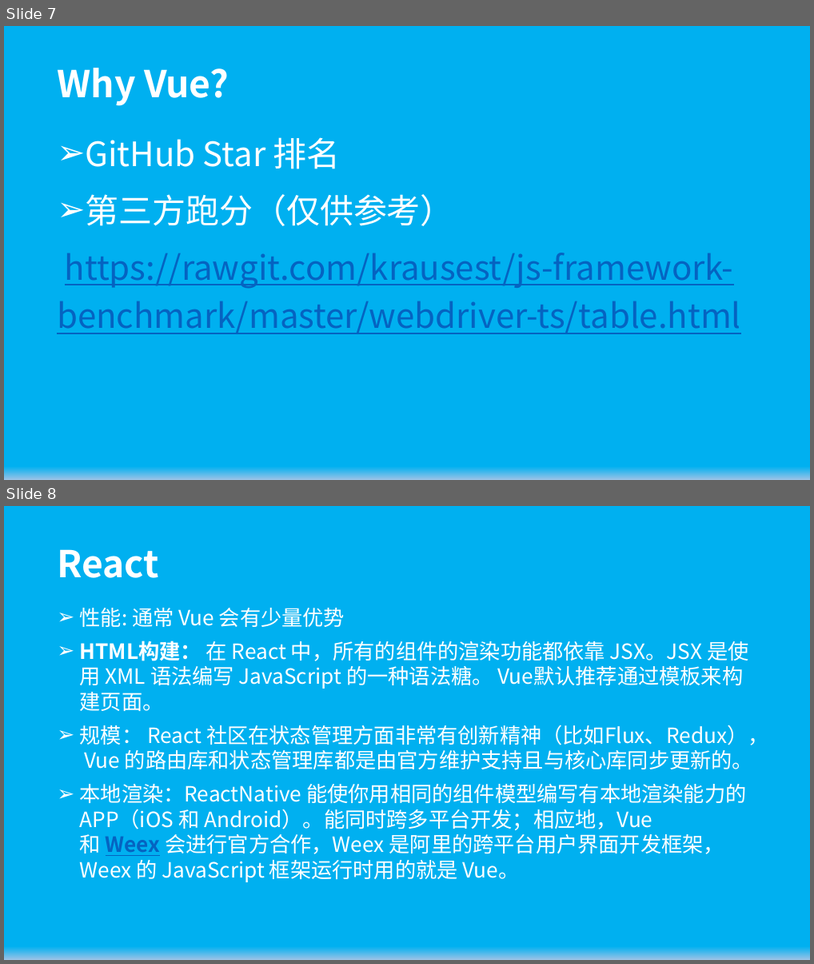
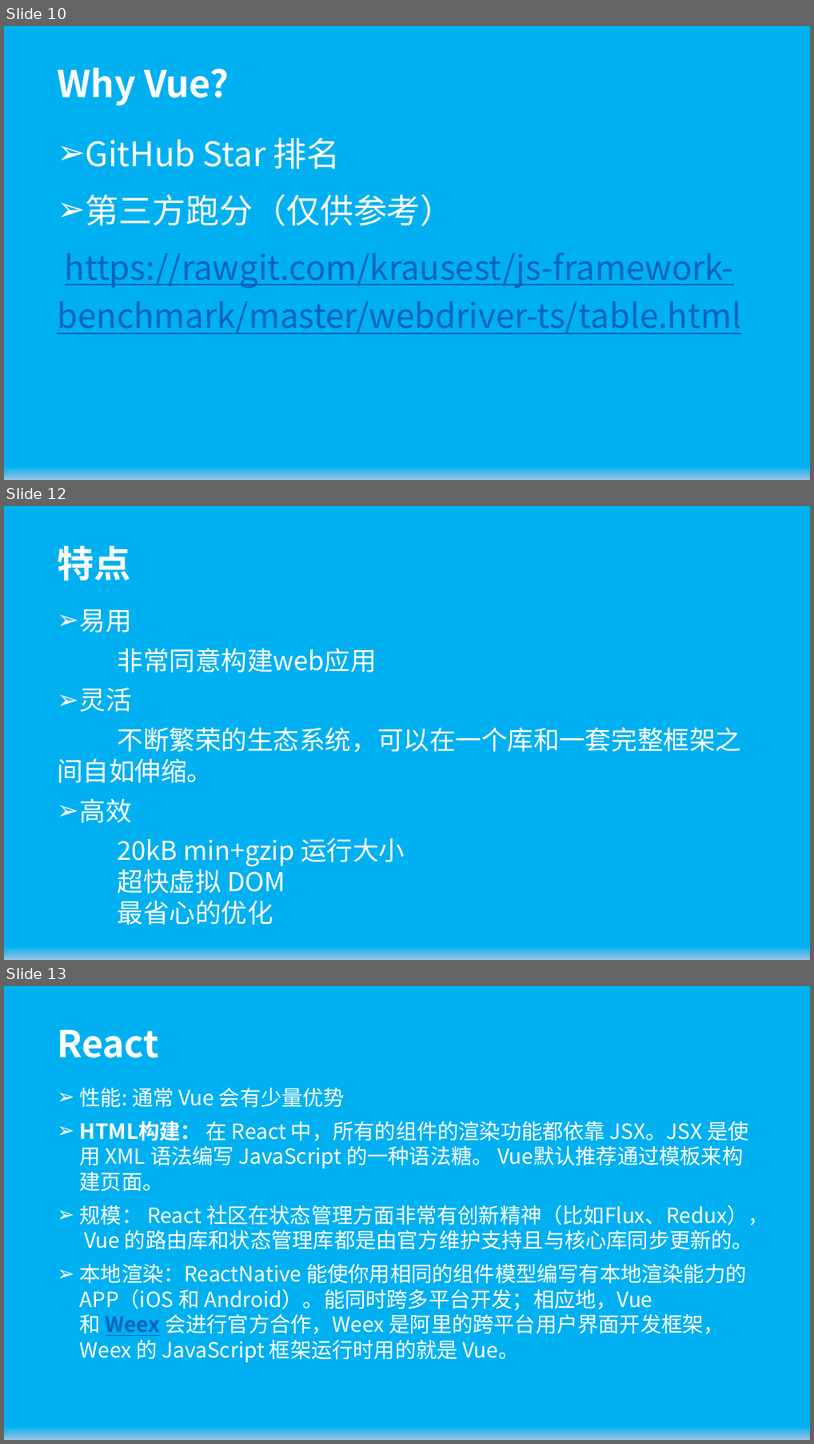
Before and after one commit to wugenshui/ppt, a slide deck: Vue/Vue.js基础.pptx. Shown one above the other, each under a label of ours: slides 7 and 8 before the commit, slides 10, 12 and 13 after it; the slides between them are not shown. The pictures are 814x964 and 814x1444 pixels, drawn with LibreOffice and Linux fonts; fonts in the diff are those of the drawing. Boxes give left, top, right and bottom in pixels: in the first picture for what was removed or moved away, otherwise in the second. Text is boxed around its words. In the diff, an @@ line names an element or a change of style, - is before the commit and + after.

```diff
--- a/Vue/Vue.js基础.pptx
+++ b/Vue/Vue.js基础.pptx
@@ slide 12 added at [4, 506, 810, 960], background gradient #9DC3E6 to #00B0F0 @@
@@ title added at [57, 545, 130, 580], 44 pt, text #FFFFFF, bold @@
+特点
@@ subtitle added at [57, 609, 742, 924], 31 pt, text #FFFFFF @@
+➢ 易用
+非常同意构建web应用
+➢ 灵活
+不断繁荣的生态系统，可以在一个库和一套完整框架之间自如伸缩。
+➢ 高效
+20kB min+gzip 运行大小
+超快虚拟 DOM
+最省心的优化
@@ what was slide 7 is now slide 10 @@
@@ what was slide 8 is now slide 13 @@
```
Also in this commit, not shown: 5 slides changed, 6 other slides added, 1 other file.
